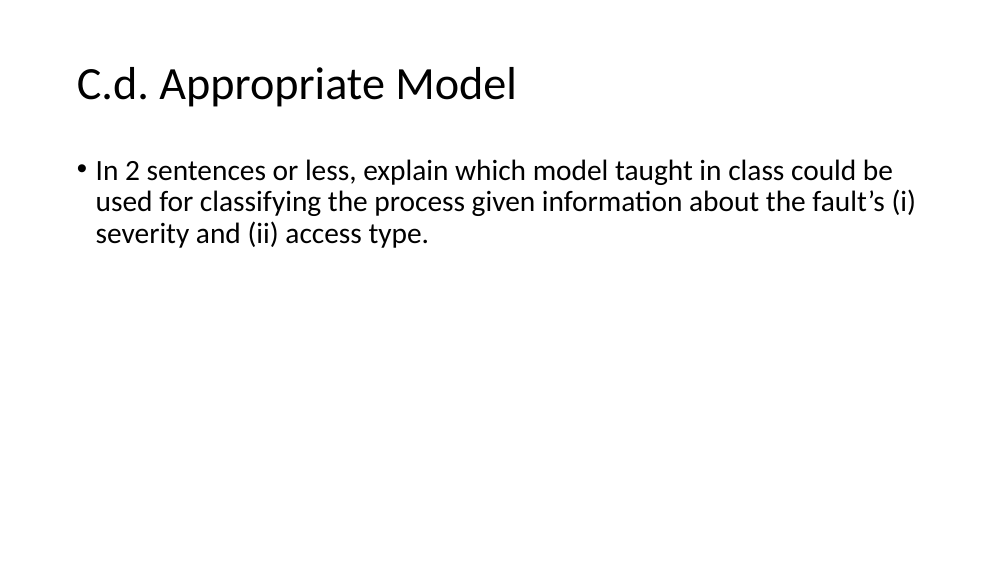
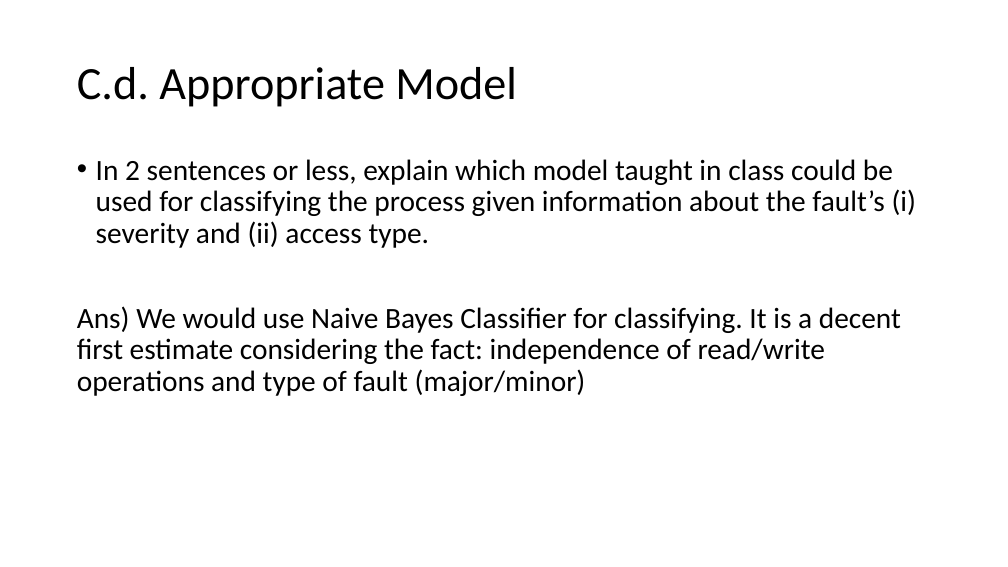
Before and after one commit to gowthamkuntumalla/ECE498_DataScienceAnalytics_HW, a slide deck: slide 9 of HW1/HW1_template.pptx. Drawn at 1008x567 pixels with LibreOffice and Linux fonts; fonts in the diff are those of the drawing. Boxes give left, top, right and bottom in pixels: in the first picture for what was removed or moved away, otherwise in the second. Text is boxed around its words. In the diff, an @@ line names an element or a change of style, - is before the commit and + after.

```diff
--- a/HW1/HW1_template.pptx
+++ b/HW1/HW1_template.pptx
@@ text at bbox=[77, 306, 901, 396]: paragraph added @@
+Ans) We would use Naive Bayes Classifier for classifying. It is a decent first estimate considering the fact: independence of read/write operations and type of fault (major/minor)
```
Also in this commit, not shown: 7 other slides changed, 1 slide added, 1 slide removed, 4 other files.
